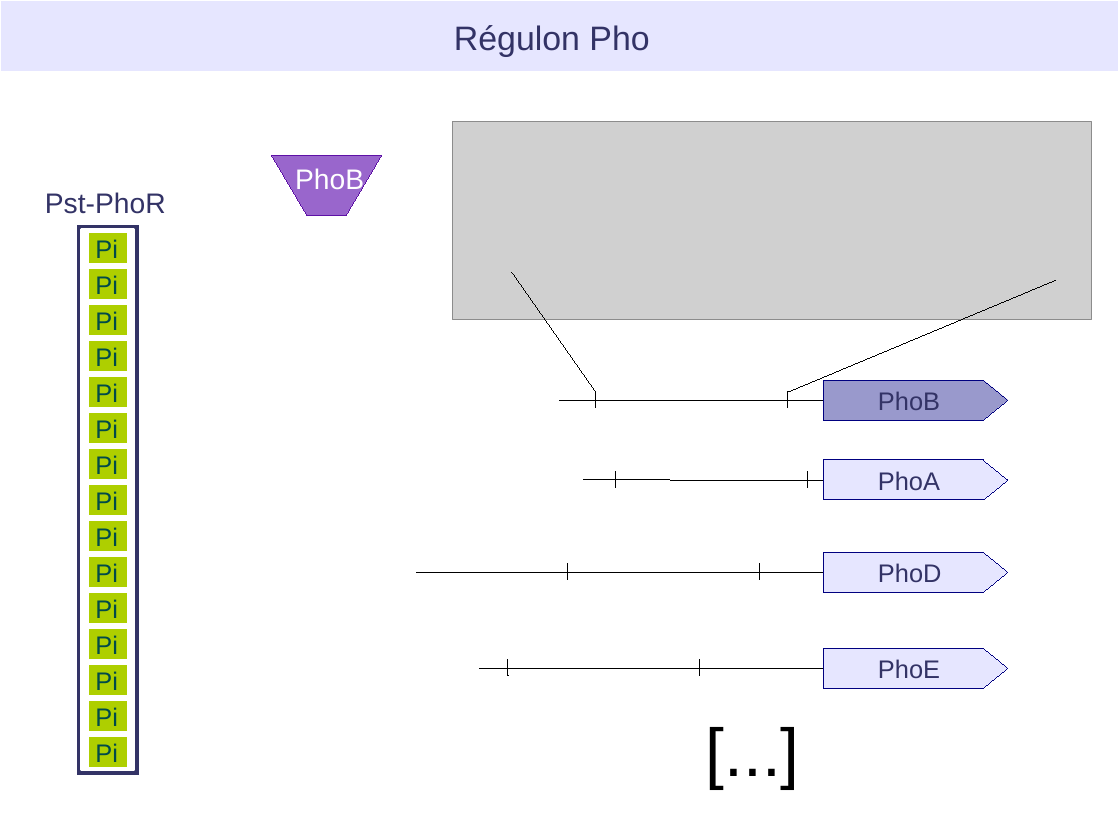
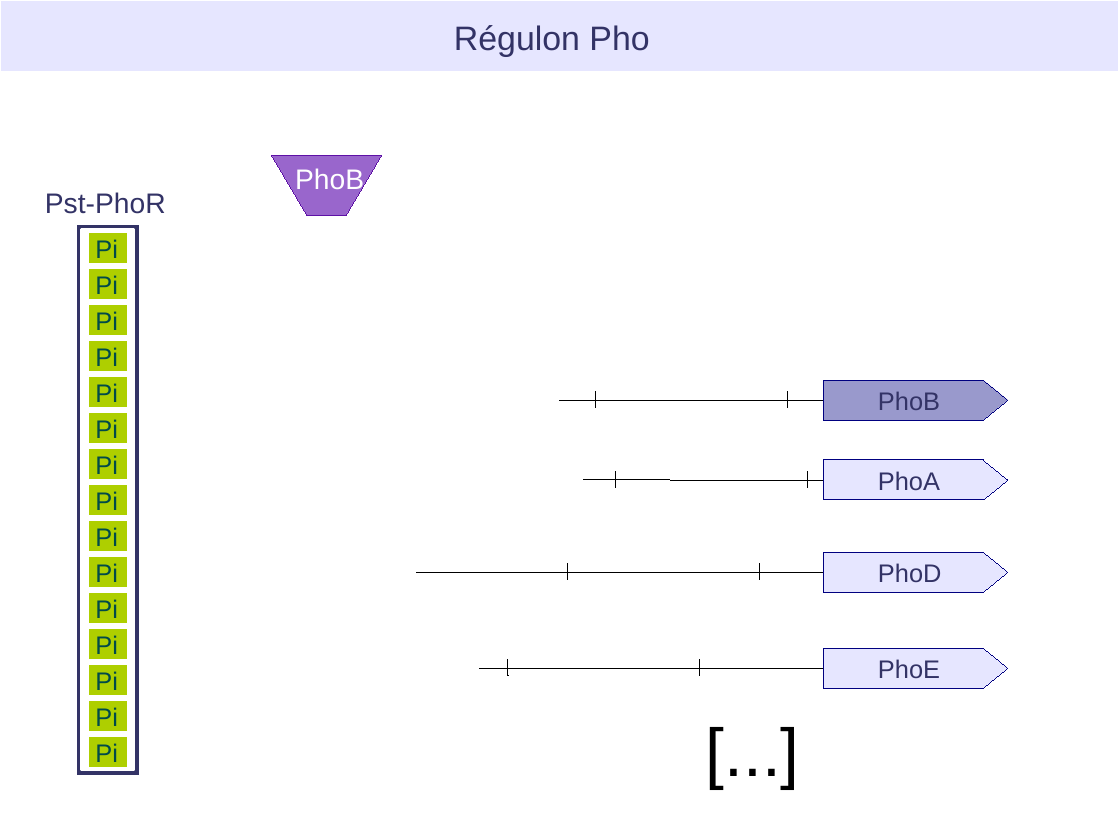
Before and after one commit to NikaAb/Projet-REGULON-GNOM, a slide deck: slide 2 of Presentation/Projet_Regulon_presentation [Repaired].odp. Drawn at 1120x840 pixels with LibreOffice and Linux fonts; fonts in the diff are those of the drawing; grey boxes stand for pictures. Boxes give left, top, right and bottom in pixels: in the first picture for what was removed or moved away, otherwise in the second. Text is boxed around its words. In the diff, an @@ line names an element or a change of style, - is before the commit and + after.

```diff
--- a/Presentation/Projet_Regulon_presentation [Repaired].odp
+++ b/Presentation/Projet_Regulon_presentation [Repaired].odp
@@ picture removed at [452,121,1092,320] @@
@@ freeform shape removed at [512,272,597,392] @@
@@ freeform shape removed at [789,281,1057,392] @@
```
Also in this commit, not shown: 7 other slides changed, 1 slide added, 1 slide removed, 2 other files.
